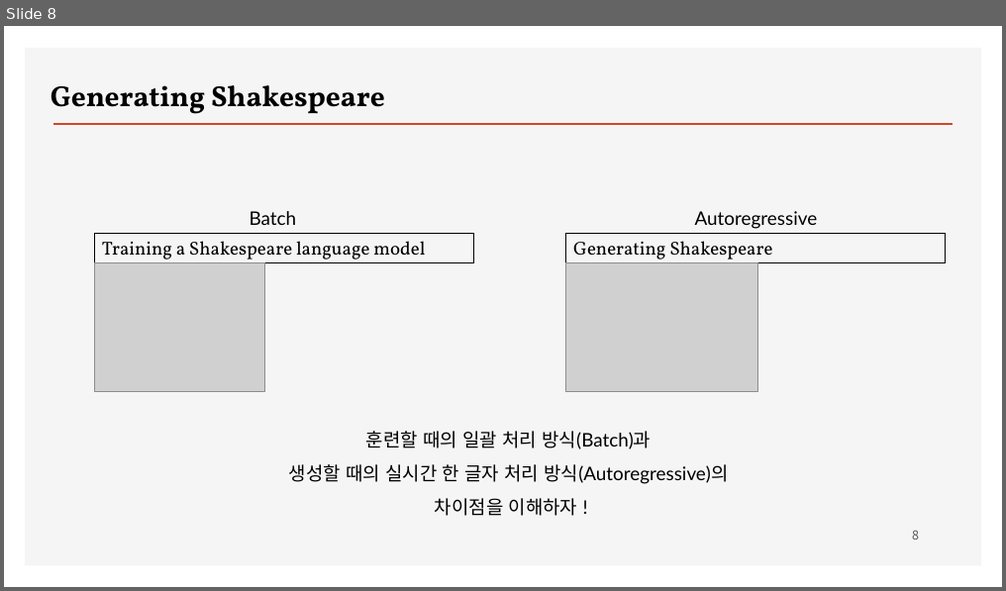
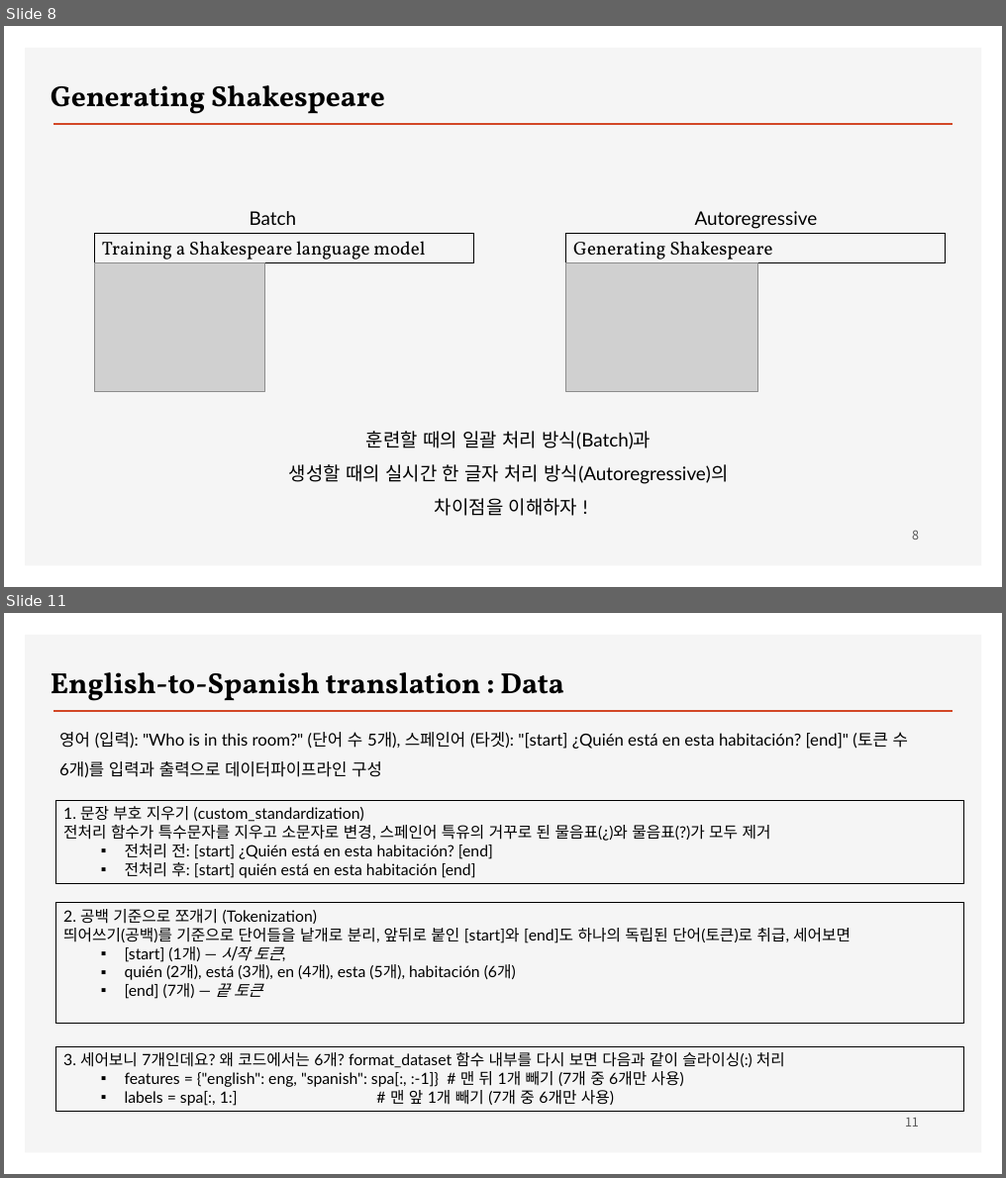
Before and after one commit to ancestor9/2026_Fall_Deep-Learning-with-Python, a slide deck: Chapter 15 Language models and the Transformer.pptx. Shown one above the other, each under a label of ours: slide 8 before the commit, slides 8 and 11 after it; the slides between them are not shown. The pictures are 1006x591 and 1006x1178 pixels, drawn with LibreOffice and Linux fonts; fonts in the diff are those of the drawing; grey boxes stand for pictures; background and template pictures are left out. Boxes give left, top, right and bottom in pixels: in the first picture for what was removed or moved away, otherwise in the second. Text is boxed around its words. In the diff, an @@ line names an element or a change of style, - is before the commit and + after.

```diff
--- a/Chapter 15 Language models and the Transformer.pptx
+++ b/Chapter 15 Language models and the Transformer.pptx
@@ slide 11 added at (4,613,1002,1174), background #FFFFFF; not listed: 2 template elements that a slide beside it also shows @@
@@ text added at (51,672,563,701), 28 pt, text #000000, bold @@
+English-to-Spanish translation : Data
@@ text added at (59,732,908,778), 16 pt, text #000000 @@
+영어 (입력): "Who is in this room?" (단어 수 5개), 스페인어 (타겟): "[start] ¿Quién está en esta habitación? [end]" (토큰 수 6개)를 입력과 출력으로 데이터파이프라인 구성
@@ rectangle added at (56,800,963,883), outline #000000 0.75 pt, 15 pt, text #000000 @@
+1. 문장 부호 지우기 (custom_standardization)
+전처리 함수가 특수문자를 지우고 소문자로 변경, 스페인어 특유의 거꾸로 된 물음표(¿)와 물음표(?)가 모두 제거
+  ▪ 전처리 전: [start] ¿Quién está en esta habitación? [end]
+  ▪ 전처리 후: [start] quién está en esta habitación [end]
@@ rectangle added at (56,903,963,1024), outline #000000 0.75 pt, 15 pt, text #000000 @@
+2. 공백 기준으로 쪼개기 (Tokenization)
+띄어쓰기(공백)를 기준으로 단어들을 낱개로 분리, 앞뒤로 붙인 [start]와 [end]도 하나의 독립된 단어(토큰)로 취급, 세어보면
+  ▪ [start] (1개) — 시작 토큰,
+  ▪ quién (2개), está (3개), en (4개), esta (5개), habitación (6개)
+  ▪ [end] (7개) — 끝 토큰
@@ rectangle added at (56,1048,963,1112), outline #000000 0.75 pt, 15 pt, text #000000 @@
+3. 세어보니 7개인데요? 왜 코드에서는 6개? format_dataset 함수 내부를 다시 보면 다음과 같이 슬라이싱(:) 처리
+  ▪ features = {"english": eng, "spanish": spa[:, :-1]} # 맨 뒤 1개 빼기 (7개 중 6개만 사용)
+  ▪ labels = spa[:, 1:] # 맨 앞 1개 빼기 (7개 중 6개만 사용)
@@ page number added at (905,1118,919,1127), 12 pt, text #595959 @@
+11
```
Also in this commit, not shown: 1 slide changed, 13 other slides added.
